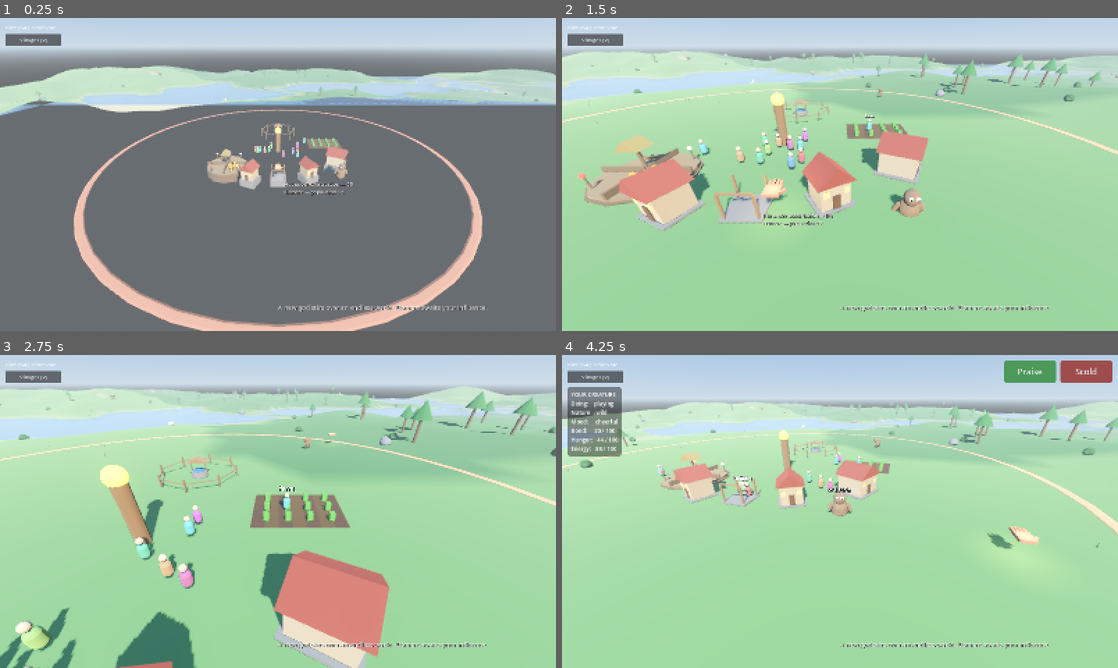
Above: before the commit, frames 1-4 (two rows, left to right).
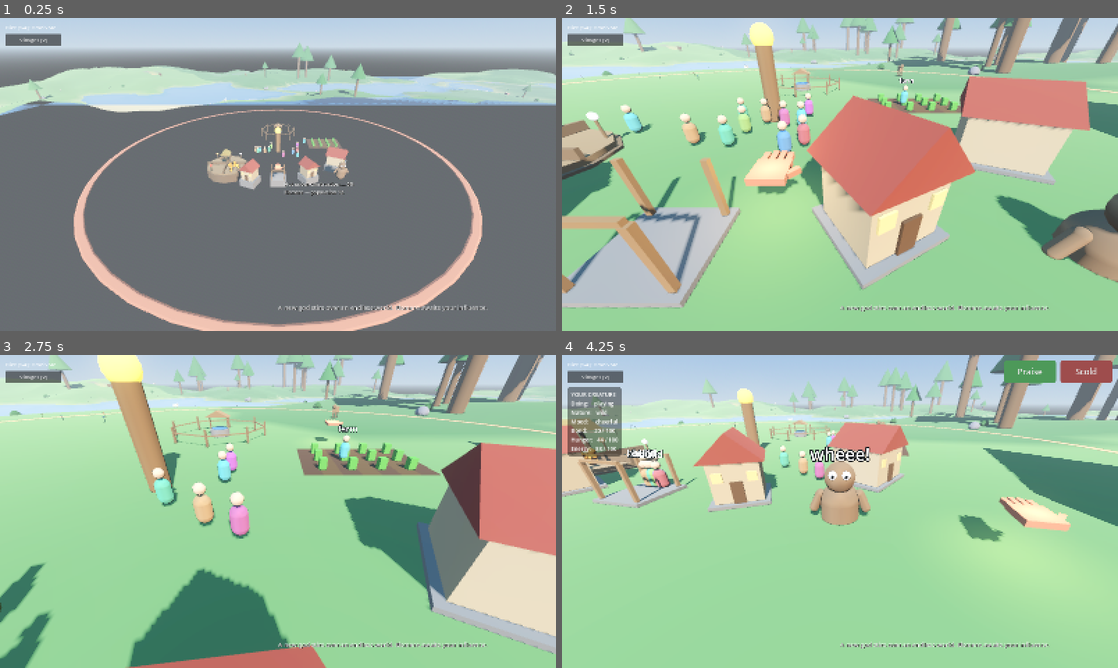
Above: after the commit, the same moments.

Repository: tjloman/tjloman
Game: Godot game, scene res://scenes/main.tscn
The game is run twice, just before and just after one commit, with the same random seed, the same clock (stepped at 60 frames per second) and the same inputs.
Inputs (mouse positions are in pixels of both pictures, inside the frame that each line leads up to):
- Up to frame 1 (0.25 s): no input
- Up to frame 2 (1.5 s): move the mouse to (962, 158) at 0.52 s; hold Right 0.53-1.25 s; hold C (find_creature) 0.53-1.25 s; click (962, 158) at 0.67 s; drag from (728, 190) to (812, 237) at 1.27 s
- Up to frame 3 (2.75 s): move the mouse to (333, 442) at 2.02 s; hold Right from 2.03 s (still down); hold W (cam_forward) from 2.03 s (still down); tap C (find_creature) at 2.3 s
- Up to frame 4 (4.25 s): release Right at 2.75 s; release W (cam_forward) at 2.75 s; drag from (812, 574) to (673, 464) at 2.77 s; move the mouse to (1006, 558) at 3.52 s; hold Left from 3.53 s (still down); hold D (cam_right) from 3.53 s (still down); tap C (find_creature) at 3.8 s

The runs differ from the first frame. In frame 1, 0.5% of the frame differs, in the area x 5-96%, y 8-51%; in frame 2, 51%; in frame 3, 52%, in the area x 0-100%, y 0-100%; in frame 4, 25%.

Commit message:
Bigger world: ~5x trees, a towering creature, and larger flowers
- Trees mature ~5x larger. _apply_growth_scale now eases in (t²) from a
  knee-high SAPLING_SCALE to MATURE_SCALE=5.0, so a full-grown tree looms
  ~30m over the land while young saplings still stay small (a straight lerp
  to a big mature scale would have made every seedling a monster). The
  existing NavField avoid radius already tracks tree.scale, so walkers steer
  wide around the giants.
- Creature MAX_SCALE 4.2 -> 15.0, so at full growth it stands ~38m — a clear
  head above the tallest trees, the B&W silhouette over the world. The C
  lock-on distance now scales with its size so it's framed whole, not shot
  from inside its ankle.
- Custom flowers about doubled (instance scale 1.2-2.0 -> 2.4-4.0).

Co-Authored-By: Claude Opus 4.8 <noreply@anthropic.com>
Claude-Session: https://claude.ai/code/session_01NqBKfyc5c6bViy6kUi2S7P

Diff:
--- a/scripts/creature/creature.gd
+++ b/scripts/creature/creature.gd
@@ -24,7 +24,9 @@
 ## The growth arc: at 1% grown the creature stands about twice a villager's
 ## height; at 100% it towers over the tallest trees.
 const MIN_SCALE := 1.1
-const MAX_SCALE := 4.2
+## At full growth the creature stands ~38m — a clear head above the tallest
+## ~30m trees, the towering B&W silhouette over the land.
+const MAX_SCALE := 15.0
 const GROWTH_PER_MEAL := 0.015
 const STUCK_SECONDS := 30.0   # no state may hold the creature hostage
 const OBSERVE_PERIOD := 2.5
--- a/scripts/main.gd
+++ b/scripts/main.gd
@@ -228,7 +228,10 @@
 			camera_rig.follow_target = null
 		else:
 			camera_rig.follow_target = creature
-			camera_rig.zoom_distance = clampf(camera_rig.zoom_distance, 6.0, 16.0)
+			# Frame the whole beast — the lock-on distance scales with its size,
+			# so a towering full-grown creature isn't shot from inside its ankle.
+			var s := creature.scale.y
+			camera_rig.zoom_distance = clampf(camera_rig.zoom_distance, s * 2.5, s * 6.0)
 
 
 ## Training only counts when the hand is actually AT the creature — you
--- a/scripts/world/chunk.gd
+++ b/scripts/world/chunk.gd
@@ -227,7 +227,7 @@
 			var lean_ang := rng.randf() * TAU
 			var lean_axis := Vector3(cos(lean_ang), 0.0, sin(lean_ang))
 			basis = Basis(lean_axis, deg_to_rad(rng.randf_range(0.0, 18.0))) * basis
-			basis = basis.scaled(Vector3.ONE * rng.randf_range(1.2, 2.0))
+			basis = basis.scaled(Vector3.ONE * rng.randf_range(2.4, 4.0))
 		xforms.append(Transform3D(basis, spot))
 		colors.append(Color.from_hsv(rng.randf(), rng.randf_range(0.5, 0.85), 0.98))
 	if xforms.is_empty():
--- a/scripts/world/wild_tree.gd
+++ b/scripts/world/wild_tree.gd
@@ -13,7 +13,8 @@
 const GROWTH_BASE := 0.06
 const GROWTH_TAPER := 0.7
 const RAIN_GROWTH := 1.6    # a rain miracle speeds growth while it lasts
-const SAPLING_SCALE := 0.22
+const SAPLING_SCALE := 0.15   # a knee-high seedling
+const MATURE_SCALE := 5.0     # a full-grown giant towers ~30m over the land
 const REPLANT_PERIOD := 50.0
 const REPLANT_CROWDING := 4     # no seeding when this many trees stand close
 
@@ -152,10 +153,14 @@
 	_rain_time = maxf(_rain_time, duration)
 
 
-## The whole tree scales with its stored lumber: 1 = sapling, 30 = giant.
+## The whole tree scales with its stored lumber: a knee-high sapling grows into
+## a towering ~30m giant. The ramp is eased-in (t²) so young trees stay small
+## and only the mature ones loom — the alternative (a straight lerp to a big
+## mature scale) would make every sapling a monster the moment it sprouts.
 func _apply_growth_scale() -> void:
 	_shown_lumber = int(lumber)
-	scale = Vector3.ONE * lerpf(SAPLING_SCALE, 1.0, lumber / MAX_LUMBER)
+	var t := lumber / MAX_LUMBER
+	scale = Vector3.ONE * (SAPLING_SCALE + (MATURE_SCALE - SAPLING_SCALE) * t * t)
 
 
 ## A mature tree drops a seed nearby — if the stand isn't already crowded
